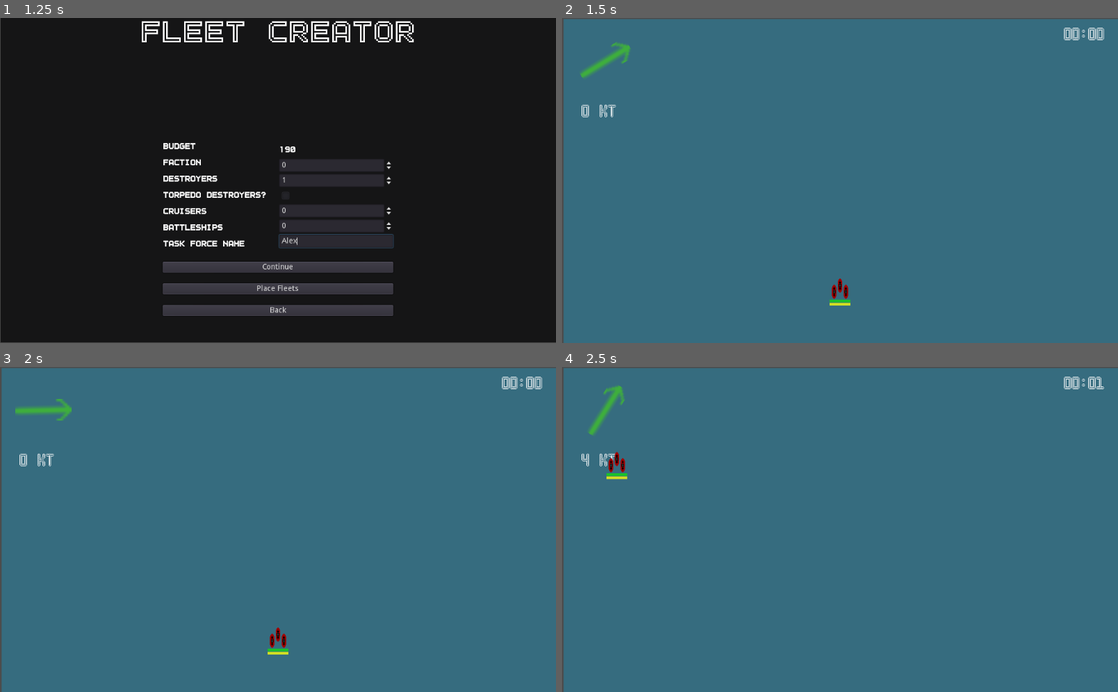
Above: before the commit, frames 1-4 (two rows, left to right).
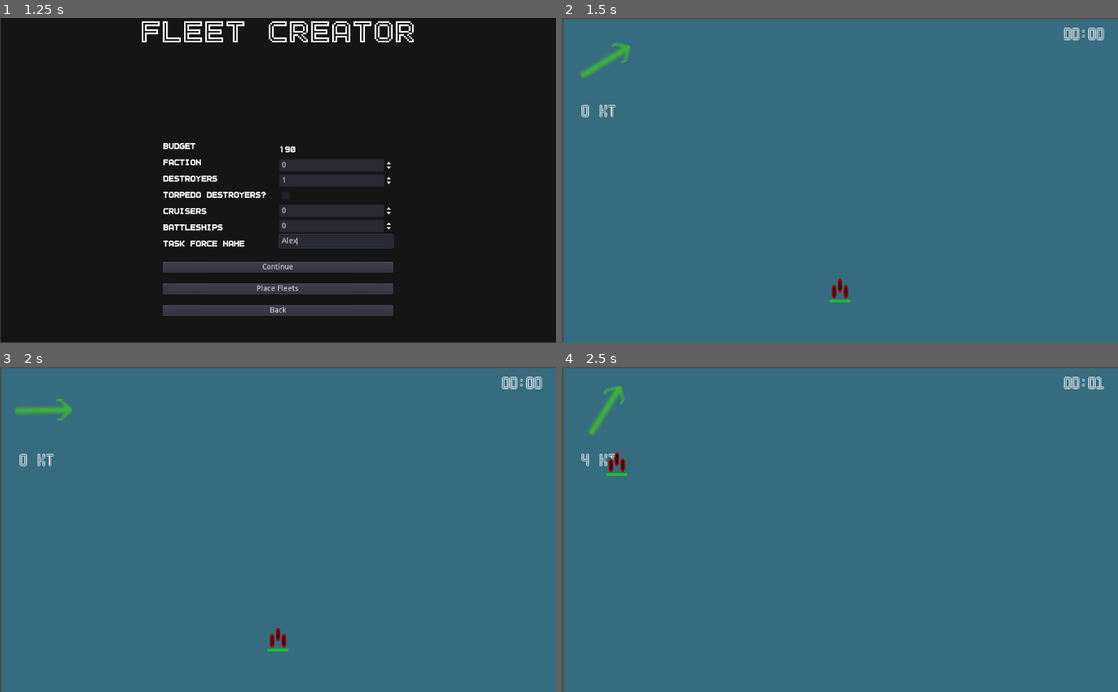
Above: after the commit, the same moments.

Repository: peter-shaw-benson/naval-game
Game: Godot game, scene res://gui/AdvancedFleetMaker.tscn
The game is run twice, just before and just after one commit, with the same random seed, the same clock (stepped at 60 frames per second) and the same inputs. This scene is started directly instead of the project's main scene.
Inputs (mouse positions are in pixels of both pictures, inside the frame that each line leads up to):
- Up to frame 1 (1.25 s): click (333, 242) at 0.52 s; type "Alex" at 0.6 s
- Up to frame 2 (1.5 s): click "Place Fleets" at 1.25 s
- Up to frame 3 (2 s): no input
- Up to frame 4 (2.5 s): move the mouse to (617, 461) at 2.02 s; hold Z (strike) from 2.03 s (still down); click (617, 461) at 2.17 s

Frame 1 is identical in both runs. In frame 2, less than 0.1% of the frame differs, in the area x 48-52%, y 87-89%; in frame 3, less than 0.1%; in frame 4, less than 0.1%, in the area x 8-12%, y 33-35%.

Commit message:
can damage subsystems now

Diff:
--- a/Entities/Entity.gd
+++ b/Entities/Entity.gd
@@ -79,45 +79,7 @@
 
 # Combat function
 func damage(weapon: Weapon, t_crossed, distance):
-	var accuracy_roll = roller.randf()
-
-	var range_factor_accuracy = distance * GameState.get_rangeFactor()
-	var range_factor_damage = GameState.get_rangeFactor() + 1
-
-	var hit = accuracy_roll < (weapon.base_accuracy + range_factor_accuracy)
-
-	if hit:
-		#print("hit scored!")
-		var damage_result = 0
-		# No matter what, a weapon will somewhat damage the armor of a ship
-		armor -= weapon.armor_damage
-
-		var armor_diff = weapon.piercing - armor
-
-		# Armor Piercing calculation
-		if armor_diff >= weapon.damage:
-			damage_result = weapon.damage
-		elif armor_diff < weapon.damage:
-			damage_result = armor_diff
-		elif armor_diff >= 0:
-			damage_result = 0
-
-		# on a "20", double damage!
-		if accuracy_roll <= (0.05 * weapon.base_accuracy):
-			if damage_result > 0:
-				damage_result *= 2
-
-				# also should damage crew here
-			else:
-				damage_result = weapon.damage / 4
-
-		damage_result *= range_factor_damage
-
-		if t_crossed:
-			if damage_result > 0:
-				damage_result *= 2
-
-		hit_points -= damage_result
+	pass
 
 func _to_string():
 	var s = ""
--- a/Entities/Ships/Ship.gd
+++ b/Entities/Ships/Ship.gd
@@ -3,6 +3,16 @@
 
 # Navigation Variables
 var ship_name: String
+
+var module_hit_chances = {
+	"engine": 0.02,
+	"battery": 0.01,
+	"rudder": 0.03,
+	"armor": 0.05
+}
+
+var damaged_rudder = false
+var damaged_engine = false
 
 func set_name(ship_name):
 	self.ship_name = ship_name
@@ -17,3 +27,71 @@
 	# Add parent to string?
 
 	return s
+
+
+func damage(weapon: Weapon, t_crossed, distance):
+	var accuracy_roll = roller.randf()
+
+	var range_factor_accuracy = distance * GameState.get_rangeFactor()
+	var range_factor_damage = GameState.get_rangeFactor() + 1
+
+	var total_accuracy = (weapon.base_accuracy + range_factor_accuracy)
+
+	var hit = accuracy_roll < total_accuracy
+
+	if hit:
+		#print("hit scored!")
+		var damage_result = 0
+		# No matter what, a weapon will somewhat damage the armor of a ship
+
+		var armor_diff = weapon.piercing - armor
+
+		# Armor Piercing calculation
+		if armor_diff >= 0:
+			damage_result = weapon.damage
+		elif armor_diff < 0:
+			damage_result =  weapon.damage / GameState.get_armorReduction()
+
+		# special conditions:
+		if accuracy_roll <= (module_hit_chances["battery"] * total_accuracy):
+			print("hit battery")
+			damage_result *= 2
+
+			# remove a weapon
+			weapons_list.remove(randi() % weapons_list.size())
+
+
+		# decreases turn weight on rudder hit
+		elif accuracy_roll <= (module_hit_chances["rudder"] * total_accuracy)\
+		and not damaged_rudder:
+			print("hit rudder")
+			damage_result *= 1.2
+
+			# decrease turn speed
+			self.turn_weight = self.turn_weight / 2
+
+			damaged_rudder = true
+		# decreases speed on engine hit
+		elif accuracy_roll <= (module_hit_chances["engine"] * total_accuracy)\
+		and not damaged_engine:
+			print("hit engine")
+			damage_result *= 1.5
+
+			# decrease turn speed
+			self.speed = self.speed * 0.9
+
+			damaged_engine = true
+
+		elif accuracy_roll <= (module_hit_chances["armor"] * total_accuracy):
+			print("hit armor")
+			damage_result *= 1.2
+
+			self.armor *= 0.8
+
+		damage_result *= range_factor_damage
+
+		if t_crossed:
+			if damage_result > 0:
+				damage_result *= 2
+
+		hit_points -= damage_result
--- a/Game Map/Map 2.tscn
+++ b/Game Map/Map 2.tscn
@@ -13,10 +13,14 @@
 [ext_resource path="res://Game Map/WindSpeed.gd" type="Script" id=11]
 [ext_resource path="res://Game Map/WindBox.gd" type="Script" id=12]
 [ext_resource path="res://Squad/Carrier/Carrier.tscn" type="PackedScene" id=13]
+[ext_resource path="res://fonts/outline-pixel7/outline_pixel-7_solid.ttf" type="DynamicFontData" id=14]
 
 [sub_resource type="DynamicFont" id=1]
 size = 36
 font_data = ExtResource( 6 )
+
+[sub_resource type="DynamicFont" id=2]
+font_data = ExtResource( 14 )
 
 [node name="Main" type="Node"]
 pause_mode = 2
@@ -106,7 +110,8 @@
 margin_bottom = 36.4631
 size_flags_horizontal = 3
 size_flags_vertical = 3
-custom_fonts/normal_font = ExtResource( 7 )
+custom_fonts/normal_font = SubResource( 2 )
+text = "Health"
 __meta__ = {
 "_edit_use_anchors_": false
 }
--- a/GameState.gd
+++ b/GameState.gd
@@ -3,9 +3,27 @@
 var current_scene = null
 
 var playerFaction: int
+
+var game_vars = {
+	"combatPace": 2,
+	# how fast the shot timer runs
+	"rangeFactor": 0.05,
+	# how much range influences accuracy / damage
+	"crewAccuracyFactor": 0.05,
+	# how much crew influences accuracy / damage
+	"damageScaling": 0.4,
+	# how much weapon damage gets scaled
+	"accuracyScaling": 0.5,
+	# global weapon accuracy scaling
+	"armorReduction": 3
+	# how much armor reduces incoming weapon damage
+}
+
 var combatPace: float
 var rangeFactor: float
 var crewAccuracyFactor: float
+var damageScaling: float
+var accuracyScaling: float
 
 var building = false
 var num_islands = 0
@@ -17,9 +35,11 @@
 
 func _ready():
 	# Global variables
-	combatPace = 2
-	rangeFactor = 0.05
-	crewAccuracyFactor = 0.05
+	combatPace = game_vars["combatPace"]
+	rangeFactor = game_vars["rangeFactor"]
+	crewAccuracyFactor = game_vars["crewAccuracyFactor"]
+	damageScaling = game_vars["damageScaling"]
+	accuracyScaling = game_vars["accuracyScaling"]
 
 	var root = get_tree().root
 	current_scene = root.get_child(root.get_child_count() - 1)
@@ -116,13 +136,13 @@
 	playerFaction = new_faction
 
 func get_combatPace():
-	return combatPace
+	return game_vars["combatPace"]
 
 func get_rangeFactor():
-	return rangeFactor
+	return game_vars["rangeFactor"]
 
 func get_crewAccuracyFactor():
-	return crewAccuracyFactor
+	return game_vars["crew_AccuracyFactor"]
 
 func add_unit(unit):
 	unit_list.append(unit)
@@ -141,3 +161,12 @@
 
 func get_strike_multiplier():
 	return strike_multiplier
+
+func get_damageScaling():
+	return game_vars["damageScaling"]
+
+func get_accuracyScaling():
+	return game_vars["accuracyScaling"]
+
+func get_armorReduction():
+	return game_vars["armorReduction"]
--- a/Squad/Carrier/Carrier.gd
+++ b/Squad/Carrier/Carrier.gd
@@ -93,7 +93,6 @@
 	get_node("ArmorBar").set_max(get_total_armor())
 
 	self.update_healthbar()
-	self.update_armorbar()
 
 	# Make sure it doesn't crash until we're done placing
 	get_node("IslandCollision").disabled = true
@@ -396,13 +395,19 @@
 				emit_signal("squadron_lost", self, current_enemy_squadron)
 				print("ship sqaudron lost")
 
+		base_speed = get_min_speed()
+		turn_weight = get_min_turn_weight()
+
+		self.weapon_dict = construct_weapon_dict()
+
+		update_healthbar()
+
 	emit_signal("update_squad_info", get_squad_info())
 
 func shoot_guns(weapon_shooting_list, enemy_squadron):
 	if enemy_squadron:
 		for w in weapon_shooting_list:
 			enemy_squadron.take_damage(w, global_position.distance_to(enemy_squadron.global_position))
-			enemy_squadron.update_armorbar()
 			enemy_squadron.update_healthbar()
 
 func _on_ShotTimer_timeout():
--- a/Squad/CombatUnitsWrapper.gd
+++ b/Squad/CombatUnitsWrapper.gd
@@ -335,9 +335,6 @@
 func update_healthbar():
 	get_node("HealthBar").value = get_total_health()
 
-func update_armorbar():
-	get_node("ArmorBar").value = get_total_armor()
-
 func shoot_guns(weapon_shooting_list, enemy_squadron):
 
 	if enemy_squadron and weapon_shooting_list:
--- a/Squad/PlaneSquadron/PlaneSquadron.gd
+++ b/Squad/PlaneSquadron/PlaneSquadron.gd
@@ -36,7 +36,6 @@
 
 	get_node("HealthBar").set_max(get_total_health())
 	update_healthbar()
-	#get_node("ArmorBar").set_max(get_total_armor())
 	self.deselect()
 
 func set_animation(strike, type):
@@ -95,8 +94,6 @@
 func deselect():
 	pass
 
-func update_armorbar():
-	pass
 
 func get_strike():
 	return strike_force
@@ -173,7 +170,6 @@
 		#print("CAP timer time left:" + str(get_node("CAPTimer").time_left))
 
 	get_node("HealthBar").value = lerp(get_node("HealthBar").value, get_total_health(), get_process_delta_time())
-	#get_node("ArmorBar").value = lerp(get_node("ArmorBar").value, get_total_health(), get_process_delta_time())
 
 	# go back to carrier
 	if carrier_origin and reached_target:
--- a/Squad/ShipSquadron.gd
+++ b/Squad/ShipSquadron.gd
@@ -28,10 +28,10 @@
 	screen_size = get_viewport_rect().size
 
 	get_node("HealthBar").set_max(get_total_health())
-	get_node("ArmorBar").set_max(get_total_armor())
+	#get_node("ArmorBar").set_max(get_total_armor())
 
 	self.update_healthbar()
-	self.update_armorbar()
+	#self.update_armorbar()
 
 	last_button = ""
 
@@ -126,7 +126,6 @@
 func _process(delta):
 
 	get_node("HealthBar").value = lerp(get_node("HealthBar").value, get_total_health(), get_process_delta_time())
-	get_node("ArmorBar").value = lerp(get_node("ArmorBar").value, get_total_health(), get_process_delta_time())
 
 func construct_weapon_dict():
 	weapon_dict = {}
@@ -206,14 +205,18 @@
 				emit_signal("squadron_lost", self, current_enemy_squadron)
 				print("ship sqaudron lost")
 
+		# update speed / weapon stuff
+		base_speed = get_min_speed()
+		turn_weight = get_min_turn_weight()
+
+		self.weapon_dict = construct_weapon_dict()
+
 	emit_signal("update_squad_info", get_squad_info())
 
 func shoot_guns(weapon_shooting_list, enemy_squadron):
 	if enemy_squadron:
 		for w in weapon_shooting_list:
 			enemy_squadron.take_damage(w, global_position.distance_to(enemy_squadron.global_position))
-			#enemy_squadron.update_armorbar()
-			#enemy_squadron.update_healthbar()
 
 func _on_ShotTimer_timeout():
 	#check_t_crossed()
--- a/Squad/Squadron.tscn
+++ b/Squad/Squadron.tscn
@@ -11,14 +11,14 @@
 
 [sub_resource type="SpriteFrames" id=1]
 animations = [ {
+"frames": [ ExtResource( 4 ), ExtResource( 3 ), ExtResource( 2 ) ],
+"loop": true,
+"name": "squadron_basic",
+"speed": 5.0
+}, {
 "frames": [ ExtResource( 5 ), ExtResource( 6 ), ExtResource( 7 ) ],
 "loop": true,
 "name": "squadron_clicked",
-"speed": 5.0
-}, {
-"frames": [ ExtResource( 4 ), ExtResource( 3 ), ExtResource( 2 ) ],
-"loop": true,
-"name": "squadron_basic",
 "speed": 5.0
 } ]
 
@@ -37,9 +37,6 @@
 
 [sub_resource type="StyleBoxFlat" id=5]
 bg_color = Color( 0.12549, 0.12549, 0.12549, 1 )
-
-[sub_resource type="StyleBoxFlat" id=6]
-bg_color = Color( 0.831373, 0.878431, 0.137255, 1 )
 
 [node name="Squadron" type="Area2D" groups=[
 "squad_group",
@@ -85,19 +82,6 @@
 "_edit_use_anchors_": false
 }
 
-[node name="ArmorBar" type="ProgressBar" parent="."]
-margin_left = -31.125
-margin_top = 44.0
-margin_right = 30.875
-margin_bottom = 51.0
-custom_styles/fg = SubResource( 6 )
-custom_styles/bg = SubResource( 5 )
-value = 25.0
-percent_visible = false
-__meta__ = {
-"_edit_use_anchors_": false
-}
-
 [node name="ShotTimer" type="Timer" parent="."]
 wait_time = 0.5
 [connection signal="area_entered" from="." to="." method="_on_Squadron_area_entered"]
--- a/Weapons/Weapon.gd
+++ b/Weapons/Weapon.gd
@@ -18,11 +18,11 @@
 base_accuracy, accuracy_gain):
 	self.max_range = max_range
 	self.fire_rate = fire_rate
-	self.damage = damage
+	self.damage = damage * GameState.get_damageScaling()
 	self.piercing = piercing
 	self.armor_damage = armor_damage
 	self.anti_air = anti_air
-	self.base_accuracy = base_accuracy
+	self.base_accuracy = base_accuracy * GameState.get_accuracyScaling()
 	self.accuracy_gain = accuracy_gain
 
 func _to_string():
--- a/fonts/basic_font.tres
+++ b/fonts/basic_font.tres
@@ -3,5 +3,6 @@
 [ext_resource path="res://fonts/outline-pixel7/outline_pixel-7.ttf" type="DynamicFontData" id=1]
 
 [resource]
+size = 13
 extra_spacing_top = 10
 font_data = ExtResource( 1 )
--- a/gui/MainMenu.tscn
+++ b/gui/MainMenu.tscn
@@ -11,9 +11,6 @@
 anchor_right = 1.0
 anchor_bottom = 1.0
 script = ExtResource( 1 )
-__meta__ = {
-"_edit_use_anchors_": false
-}
 
 [node name="ColorRect" type="ColorRect" parent="."]
 anchor_right = 1.0
Not shown: 1 places in Game Map/Map 2.tscn that only renumber resources
Not shown: 1 places in Squad/Squadron.tscn that only renumber resources
